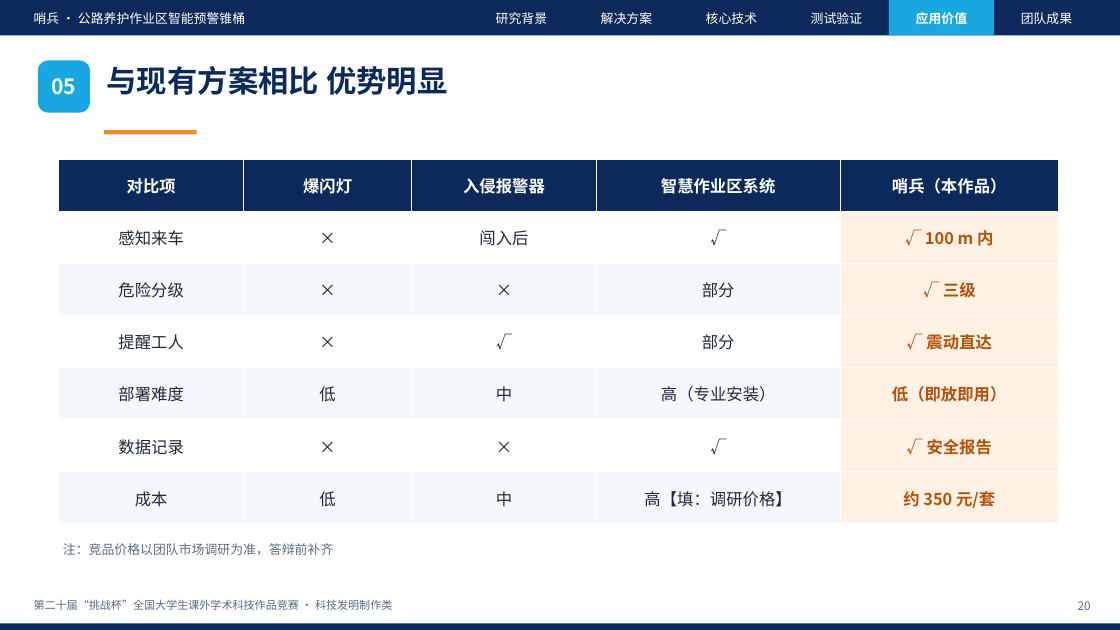
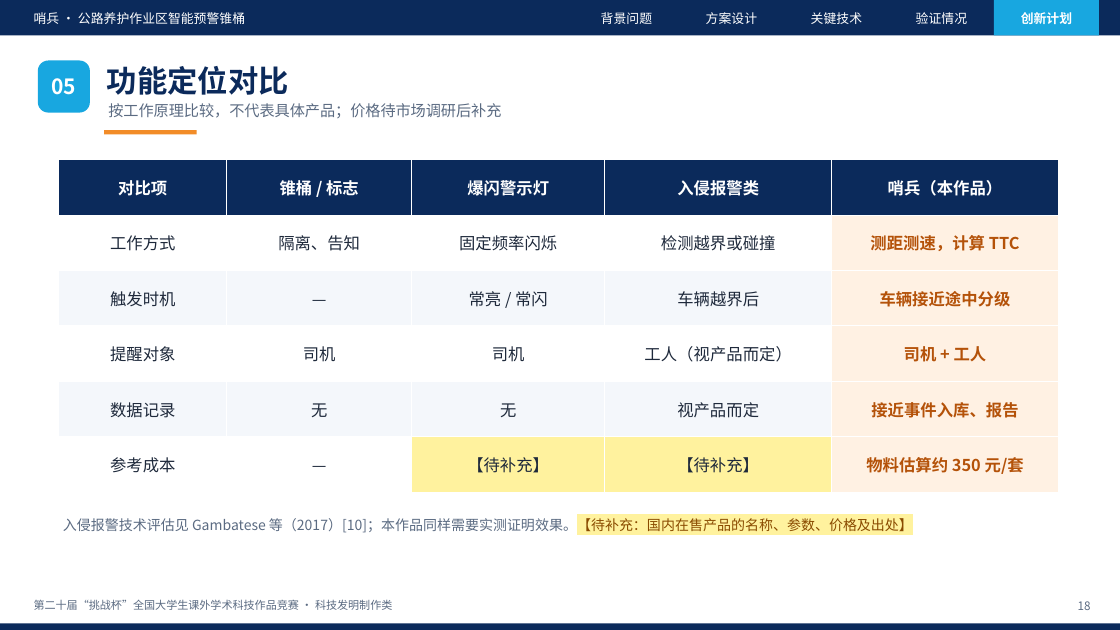
Before and after one commit to wy165611/smart-warning-cone, a slide deck: slide 18 of competition/challenge-cup/哨兵_挑战杯答辩PPT.pptx (slide 20 before the commit). Drawn at 1120x630 pixels with LibreOffice and Linux fonts; fonts in the diff are those of the drawing. Boxes give left, top, right and bottom in pixels: in the first picture for what was removed or moved away, otherwise in the second. Text is boxed around its words. In the diff, an @@ line names an element or a change of style, - is before the commit and + after.

Commit message:
挑战杯：申报书与答辩 PPT 重写，共享 facts.py 保证数字一致，参考资料逐条核对，未实测内容标黄待补充

```diff
--- a/competition/challenge-cup/哨兵_挑战杯答辩PPT.pptx
+++ b/competition/challenge-cup/哨兵_挑战杯答辩PPT.pptx
@@ text at [601, 12, 652, 24]: text changed @@
-研究背景
+背景问题
@@ text at [706, 12, 757, 24]: text changed @@
-解决方案
+方案设计
@@ text at [811, 12, 862, 24]: text changed @@
-核心技术
+关键技术
@@ text at [916, 12, 967, 24]: text changed @@
-测试验证
+验证情况
@@ text removed at [916, 12, 967, 24] @@
-应用价值
@@ rectangle: place and size @@
-rectangle at [889, 0, 994, 35]
+rectangle at [994, 0, 1099, 35]
@@ text at [1021, 12, 1072, 24]: text changed; bold on @@
-团队成果
+创新计划
@@ text at [107, 66, 289, 95]: text changed @@
-与现有方案相比 优势明显
+功能定位对比
@@ text added at [108, 103, 501, 118], 13 pt, text #5B6B82 @@
+按工作原理比较，不代表具体产品；价格待市场调研后补充
@@ table at [59, 160, 1059, 492] @@
-row 1: 对比项 | 爆闪灯 | 入侵报警器 | 智慧作业区系统 | 哨兵（本作品）
-row 2: 感知来车 | × | 闯入后 | √ | √ 100 m 内
-row 3: 危险分级 | × | × | 部分 | √ 三级
-row 4: 提醒工人 | × | √ | 部分 | √ 震动直达
-row 5: 部署难度 | 低 | 中 | 高（专业安装） | 低（即放即用）
-row 6: 数据记录 | × | × | √ | √ 安全报告
-row 7: 成本 | 低 | 中 | 高【填：调研价格】 | 约 350 元/套
+row 1: 对比项 | 锥桶 / 标志 | 爆闪警示灯 | 入侵报警类 | 哨兵（本作品）
+row 2: 工作方式 | 隔离、告知 | 固定频率闪烁 | 检测越界或碰撞 | 测距测速，计算 TTC
+row 3: 触发时机 | — | 常亮 / 常闪 | 车辆越界后 | 车辆接近途中分级
+row 4: 提醒对象 | 司机 | 司机 | 工人（视产品而定） | 司机 + 工人
+row 5: 数据记录 | 无 | 无 | 视产品而定 | 接近事件入库、报告
+row 6: 参考成本 | — | 【待补充】 | 【待补充】 | 物料估算约 350 元/套
@@ text added at [63, 516, 913, 534], 12 pt, text #5B6B82 @@
+入侵报警技术评估见 Gambatese 等（2017）[10]；本作品同样需要实测证明效果。【待补充：国内在售产品的名称、参数、价格及出处】
@@ text removed at [63, 543, 333, 555] @@
-注：竞品价格以团队市场调研为准，答辩前补齐
@@ text at [1078, 601, 1091, 610]: text changed @@
-20
+18
```
Also in this commit, not shown: 15 other slides changed, 6 slides added, 8 slides removed, 9 other files.
